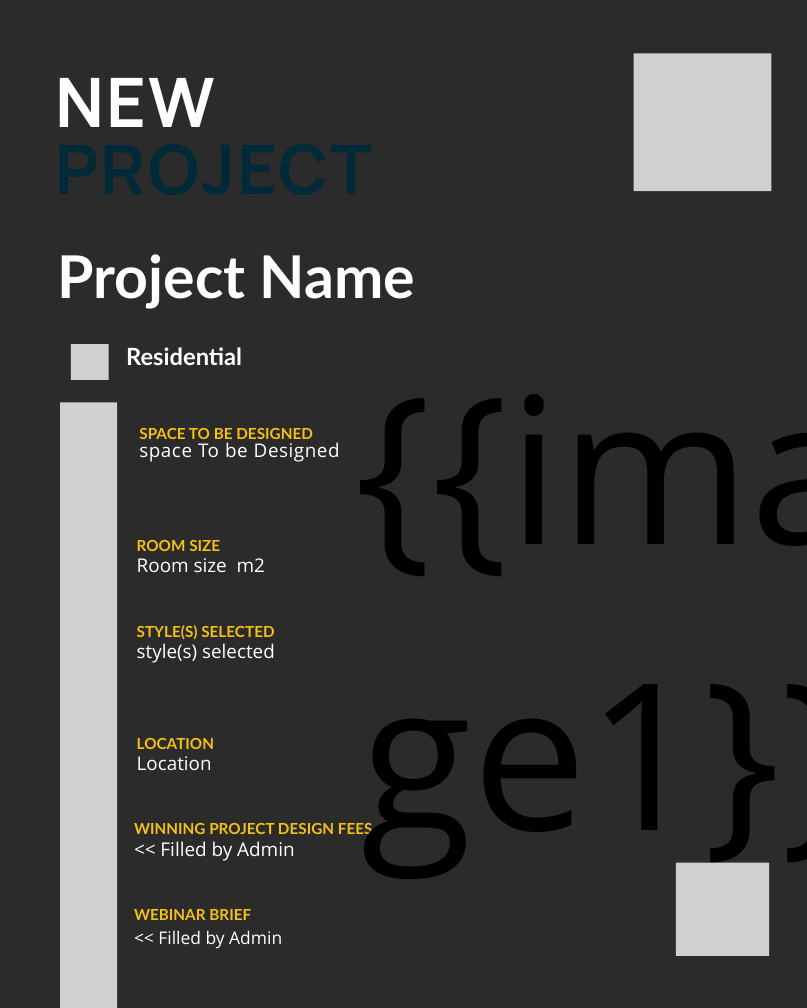
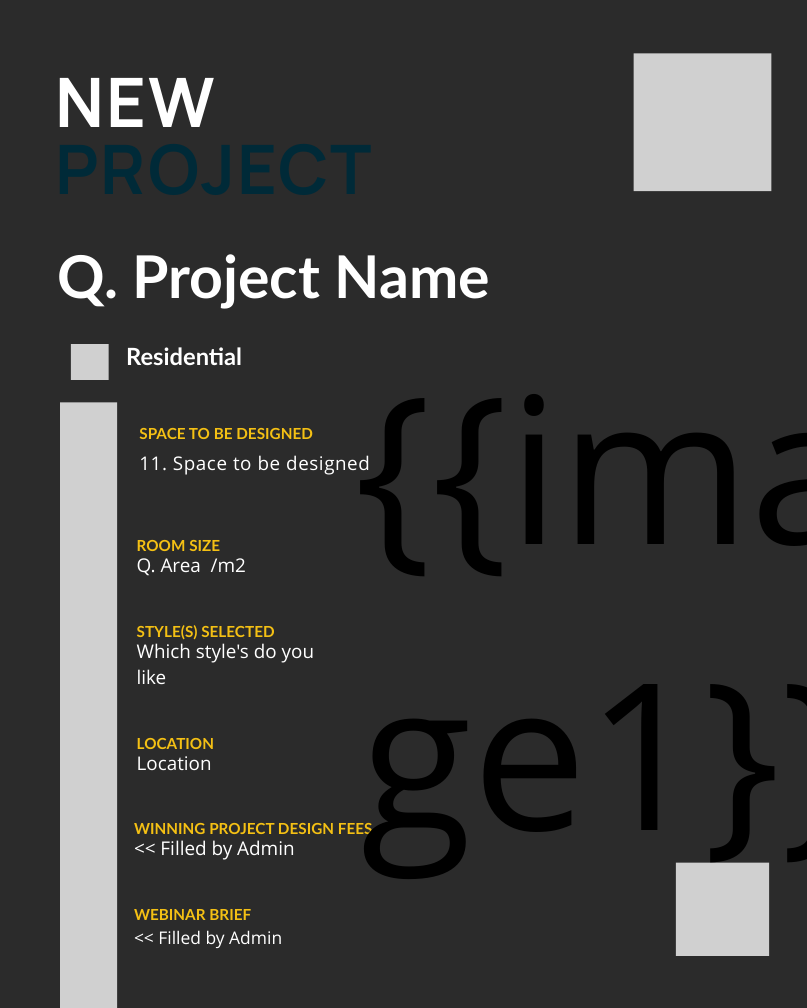
Before and after one commit to Priya-Rathor/TLDP_Project, a slide deck: slide 1 of btemplate.pptx. Drawn at 807x1008 pixels with LibreOffice and Linux fonts; fonts in the diff are those of the drawing; grey boxes stand for pictures; background and template pictures are left out; a plain dark background stands for a picture behind light text. Boxes give left, top, right and bottom in pixels: in the first picture for what was removed or moved away, otherwise in the second. Text is boxed around its words. In the diff, an @@ line names an element or a change of style, - is before the commit and + after.

```diff
--- a/btemplate.pptx
+++ b/btemplate.pptx
@@ text at bbox=[58, 254, 490, 309]: text changed; size 59.3 to 59.2 pt @@
-Project Name
+Q. Project Name
@@ text at bbox=[139, 455, 370, 475]: text changed @@
-space To be Designed
+11. Space to be designed
@@ text at bbox=[137, 558, 246, 576]: text changed @@
-Room size m2
+Q. Area /m2
@@ text at bbox=[137, 643, 314, 684]: text changed @@
-style(s) selected
+Which style's do you like
```
Also in this commit, not shown: 3 other slides changed, 22 other files.
